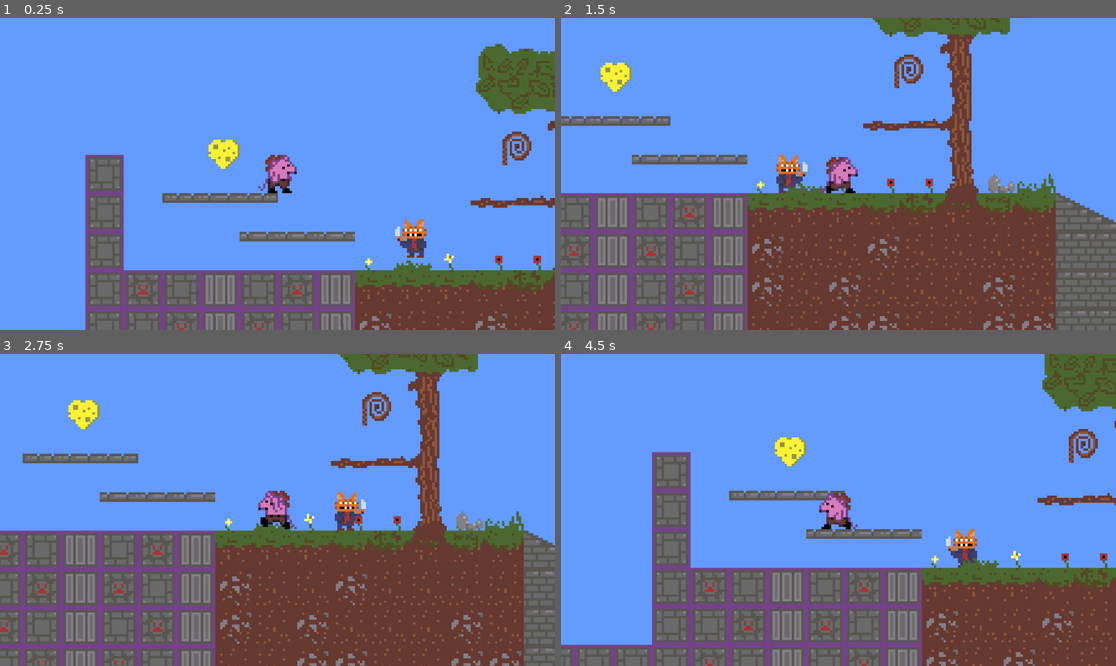
Above: before the commit, frames 1-4 (two rows, left to right).
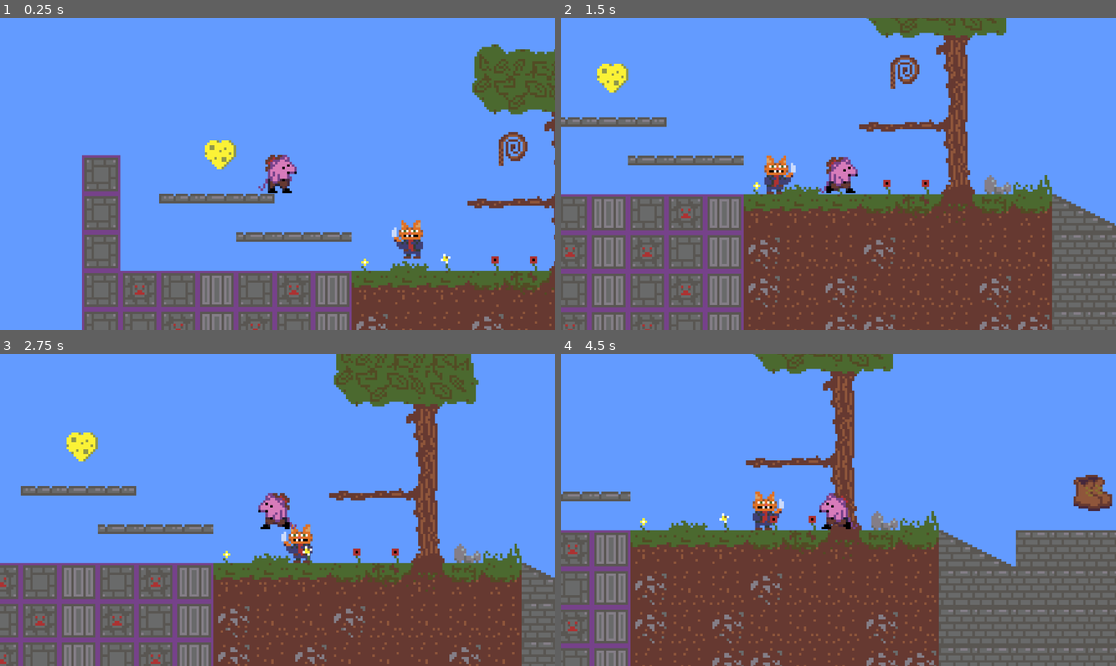
Above: after the commit, the same moments.

Repository: jyee0012/CMPT230-Game
Game: Godot game, scene res://Assets/Scenes/Levels/testlevel.tscn
Same seed, same stepped clock (60 frames per second), same inputs: the game is played once before the commit and once after it.
Inputs:
- Up to frame 1 (0.25 s): no input
- Up to frame 2 (1.5 s): hold Right (right) from 0.53 s (still down); tap X (attack) at 0.6, 1.35 s; tap Space (jump) at 0.77 s
- Up to frame 3 (2.75 s): tap Space (jump) at 1.52 s; release Right (right) at 2.03 s; hold Left (left) from 2.03 s (still down); tap Shift (dash) at 2.1 s; tap X (attack) at 2.3 s
- Up to frame 4 (4.5 s): release Left (left) at 2.78 s; hold Right (right) 2.78-4.28 s; tap A (grapple) at 2.85 s; tap Space (jump) at 3.02, 3.77 s; tap X (attack) at 3.05, 3.6, 4.35 s; tap D (debug) at 4.15 s; hold Left (left) from 4.28 s (still down)

The runs differ from the first frame. In frame 1, 8.5% of the frame differs, in the area x 14-100%, y 8-100%; in frame 2, 15%; in frame 3, 31%; in frame 4, 52%, in the area x 0-100%, y 0-100%.

Commit message:
enemy patrol and chase + attack behaviour
enemy patrols until player enters spot radius. Once entered, enemy switches to chasing the player. player will take damage while colliding with enemy then die once health is 0.

Diff:
--- /dev/null
+++ b/cmpt230-game/Assets/Scenes/Entities/hurtbox.gd
@@ -0,0 +1,11 @@
+extends Area2D
+
+
+# Called when the node enters the scene tree for the first time.
+func _ready() -> void:
+	pass # Replace with function body.
+
+
+# Called every frame. 'delta' is the elapsed time since the previous frame.
+func _process(delta: float) -> void:
+	pass
--- a/cmpt230-game/Assets/Scenes/Entities/player.tscn
+++ b/cmpt230-game/Assets/Scenes/Entities/player.tscn
@@ -7,6 +7,7 @@
 [ext_resource type="Script" path="res://Assets/Scenes/Entities/PlayerCam.gd" id="4_p5o3m"]
 [ext_resource type="AudioStream" uid="uid://dbhe7jbgulshq" path="res://Assets/audio/sound effects/death.mp3" id="4_udpii"]
 [ext_resource type="AudioStream" uid="uid://xy5m6egybai2" path="res://Assets/audio/sound effects/walking.mp3" id="5_4xfvd"]
+[ext_resource type="Script" path="res://Assets/Scenes/Entities/hurtbox.gd" id="8_bfmo6"]
 
 [sub_resource type="AtlasTexture" id="AtlasTexture_m8rp0"]
 atlas = ExtResource("3_p3gw8")
@@ -132,11 +133,11 @@
 }]
 
 [sub_resource type="CapsuleShape2D" id="CapsuleShape2D_d2v5i"]
-radius = 55.0
-height = 160.0
+radius = 53.0
+height = 170.0
 
 [sub_resource type="CircleShape2D" id="CircleShape2D_xweso"]
-radius = 48.1664
+radius = 80.025
 
 [sub_resource type="RectangleShape2D" id="RectangleShape2D_n07sd"]
 
@@ -162,6 +163,7 @@
 
 [node name="CollisionShape2D" type="CollisionShape2D" parent="."]
 visible = false
+position = Vector2(-10, -2)
 shape = SubResource("CapsuleShape2D_d2v5i")
 
 [node name="Camera2D" type="Camera2D" parent="."]
@@ -207,9 +209,10 @@
 parameters/looping = true
 
 [node name="Hurtbox" type="Area2D" parent="."]
-visible = false
+script = ExtResource("8_bfmo6")
 
 [node name="CollisionShape2D" type="CollisionShape2D" parent="Hurtbox"]
+position = Vector2(-10, 0)
 shape = SubResource("CircleShape2D_xweso")
 
 [node name="Line2D" type="Line2D" parent="."]
@@ -234,3 +237,5 @@
 [connection signal="timeout" from="Timers/FlashTime" to="." method="_on_flash_time_timeout"]
 [connection signal="timeout" from="Timers/WallTime" to="." method="_on_wall_time_timeout"]
 [connection signal="timeout" from="Timers/CooldownTimer" to="." method="_on_cooldown_timer_timeout"]
+[connection signal="body_entered" from="Hurtbox" to="." method="_on_hurtbox_body_entered"]
+[connection signal="body_exited" from="Hurtbox" to="." method="_on_hurtbox_body_exited"]
--- a/cmpt230-game/Assets/Scenes/Levels/GameData.gd
+++ b/cmpt230-game/Assets/Scenes/Levels/GameData.gd
@@ -5,6 +5,8 @@
 @export var DashesUnlocked = 1
 @export var WalljumpUnlocked = false
 @export var JumpsUnlocked = 1
+
+var playerBody: CharacterBody2D
 
 signal dash_collect
 signal hp_collect
--- a/cmpt230-game/Assets/Scenes/Levels/enemy.gd
+++ b/cmpt230-game/Assets/Scenes/Levels/enemy.gd
@@ -2,6 +2,7 @@
 
 
 const SPEED = 300.0
+var chasing: bool= false
 const JUMP_VELOCITY = -400.0
 var hp = 30
 @export
@@ -9,21 +10,76 @@
 var startPos
 var facing = -1
 
+var dead:bool=false
+var taking_damage:bool=false
+var atk = 20
+var is_attacking:bool = false
+
+var dir: Vector2
+var knockback = -2500
+var is_patrolling:bool=true
+
+var player:CharacterBody2D
+
+@export var spotRadius = 500
+
 func _ready() -> void:
 	startPos = position
+
+
 func _physics_process(delta: float) -> void:
 	# Add the gravity.
 	if not is_on_floor():
 		velocity += get_gravity() * delta
 
-	patrol()
+	player = GameData.playerBody
+	move()
+	animationHandler()
 	move_and_slide()
+	areaChecker()
+
+#checks if player is in spot radius
+func areaChecker():
+	if position.distance_to(player.position) <= spotRadius:
+		chasing = true
+
+func animationHandler():
+	var sprite = $Sprite2D
+	if !dead and !taking_damage and !is_attacking:
+		if dir.x == -1:
+			sprite.flip_h = false
+		elif dir.x == 1:
+			sprite.flip_h = true
+	elif !dead and taking_damage and !is_attacking:
+		taking_damage = false
+	elif dead and is_patrolling:
+		is_patrolling = false
+
+
+#patrols until player is in spot radius, then chases
+func move():
+	if !dead:
+		if !chasing:
+			patrol()
+		elif chasing and !taking_damage:
+			var dir_to_player = position.direction_to(player.position)*SPEED
+			velocity.x = dir_to_player.x
+			dir.x = abs(velocity.x) / velocity.x
+		elif taking_damage:
+			var knockbackDir = position.direction_to(player.position) * knockback
+			velocity.x = knockbackDir.x
+		is_patrolling = true
+	elif !dead:
+		velocity.x = 0
 
 func takeDamage(dmg:int) -> void:
 	hp -= dmg
+	taking_damage = true
+
 	print("took dmg, hp:", hp)
 	if hp <= 0:
 		queue_free()
+		dead = true
 
 func patrol() -> void:
 	var direction
--- a/cmpt230-game/Assets/Scenes/Levels/testlevel.tscn
+++ b/cmpt230-game/Assets/Scenes/Levels/testlevel.tscn
@@ -11,7 +11,8 @@
 [ext_resource type="Script" path="res://Assets/Scenes/Levels/enemy.gd" id="9_6deat"]
 [ext_resource type="Texture2D" uid="uid://djf65gigdf4m7" path="res://Assets/Sprites/Enemies/MobCat.png" id="10_a261n"]
 
-[sub_resource type="CapsuleShape2D" id="CapsuleShape2D_qln13"]
+[sub_resource type="RectangleShape2D" id="RectangleShape2D_arqil"]
+size = Vector2(24.7315, 26.6419)
 
 [node name="Node2D" type="Node2D"]
 position = Vector2(1, 0)
@@ -22,7 +23,7 @@
 
 [node name="Player" parent="." groups=["Player"] instance=ExtResource("1_u5jyn")]
 z_index = 1
-position = Vector2(-644, -378)
+position = Vector2(-629, -378)
 collision_layer = 3
 floor_constant_speed = true
 floor_snap_length = 9.0
@@ -88,9 +89,10 @@
 [node name="Sprite2D" type="Sprite2D" parent="Enemy"]
 texture = ExtResource("10_a261n")
 
-[node name="CollisionShape2D" type="CollisionShape2D" parent="Enemy"]
+[node name="enemyCollision" type="CollisionShape2D" parent="Enemy"]
+position = Vector2(-16.1875, 7)
 scale = Vector2(5.24129, 5.40501)
-shape = SubResource("CapsuleShape2D_qln13")
+shape = SubResource("RectangleShape2D_arqil")
 
 [connection signal="dash_collect" from="GameData" to="Player" method="_on_game_data_dash_collect"]
 [connection signal="hp_collect" from="GameData" to="Player" method="_on_game_data_hp_collect"]
--- a/cmpt230-game/Assets/Scripts/DMovement.gd
+++ b/cmpt230-game/Assets/Scripts/DMovement.gd
@@ -25,12 +25,19 @@
 var sliding = false
 var hp
 var maxHp = 5
+var canTakeDamage:bool = true
+var inArea:bool = false
+
+
+
 @export var canAttack = false
 @export var attackRange = 500
 @export var attackDmg = 1
 
 
 func _ready() -> void:
+
+	GameData.playerBody = self
 	state = playerState.Idle
 	facing = directions.Right
 	WalljumpUnlocked = true
@@ -38,12 +45,15 @@
 	startPos = position
 	hp = maxHp
 
+
 # Called every frame. 'delta' is the elapsed time since the previous frame.
 func _process(_delta: float) -> void:
 	pass
 
 func _physics_process(delta: float) -> void:
 	#print("(",velocity.x, ", ", velocity.y,")")
+
+
 	match state:
 		playerState.Idle:
 			$Sounds/Walking.stream_paused = true
@@ -77,10 +87,11 @@
 			grappleHandle()
 		playerState.Attack:
 			pass
+
 	#print(state)
 
 	attackHandle()
-	deathHandle()
+	takingDmg()
 	move_and_slide()
 
 #handles character movement and state swapping for movement related states (idle, airborne, moving)
@@ -221,10 +232,6 @@
 	else:
 		state = playerState.Idle
 
-
-
-
-
 	if is_on_wall() or Input.is_action_just_pressed("jump"):
 		state = playerState.Idle
 		if is_on_wall():
@@ -232,9 +239,11 @@
 			velocity.y = 0
 
 func deathHandle() -> void:
-	if Input.is_action_just_pressed("debug"):
-		position = startPos
-		velocity = Vector2.ZERO
+
+	position = startPos
+	velocity = Vector2.ZERO
+	hp = maxHp
+
 func attackHandle() -> void:
 	if Input.is_action_just_pressed("attack") and canAttack:
 		canAttack = false
@@ -247,7 +256,7 @@
 		if hitbox.is_colliding():
 			if hitbox.get_collider(0).is_in_group("Enemies"):
 				hitbox.get_collider(0).takeDamage(5)
-				#print("did dmg")
+
 
 func _on_cooldown_timer_timeout() -> void:
 	canAttack = true
@@ -272,5 +281,30 @@
 		hp = maxHp
 	if (hp <= 0):
 		deathHandle()
+
+func takeDamageCooldown(val):
+	canTakeDamage = false
+	await get_tree().create_timer(val).timeout
+	canTakeDamage = true
 func playerResetHp() -> void:
 	hp = maxHp
+
+	#checks whether hurtbox has been entered
+func _on_hurtbox_body_entered(body: Node2D) -> void:
+	if body.is_in_group("Enemies"):
+		inArea = true
+
+#once hurtbox has been entered, player will continue to lose health until
+#it is left
+func takingDmg():
+	if inArea:
+		if canTakeDamage:
+			hp-=1
+			if hp == 0:
+				deathHandle()
+			print("took dmg   new hp: ",hp)
+			takeDamageCooldown(1)
+
+
+func _on_hurtbox_body_exited(body: Node2D) -> void:
+	inArea = false
--- a/cmpt230-game/project.godot
+++ b/cmpt230-game/project.godot
@@ -14,6 +14,10 @@
 run/main_scene="res://Assets/Scenes/Levels/testlevel.tscn"
 config/features=PackedStringArray("4.3", "Forward Plus")
 config/icon="res://icon.svg"
+
+[autoload]
+
+GameData="*res://Assets/Scenes/Levels/GameData.gd"
 
 [input]
 
Not shown: 1 places in cmpt230-game/Assets/Scenes/Entities/player.tscn that only renumber resources
